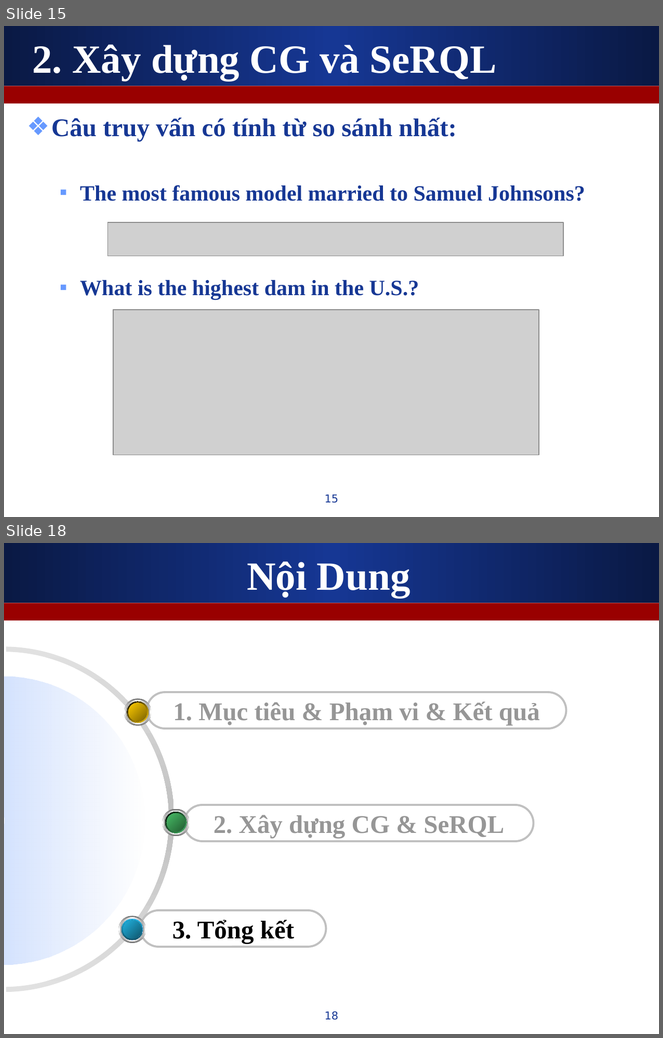
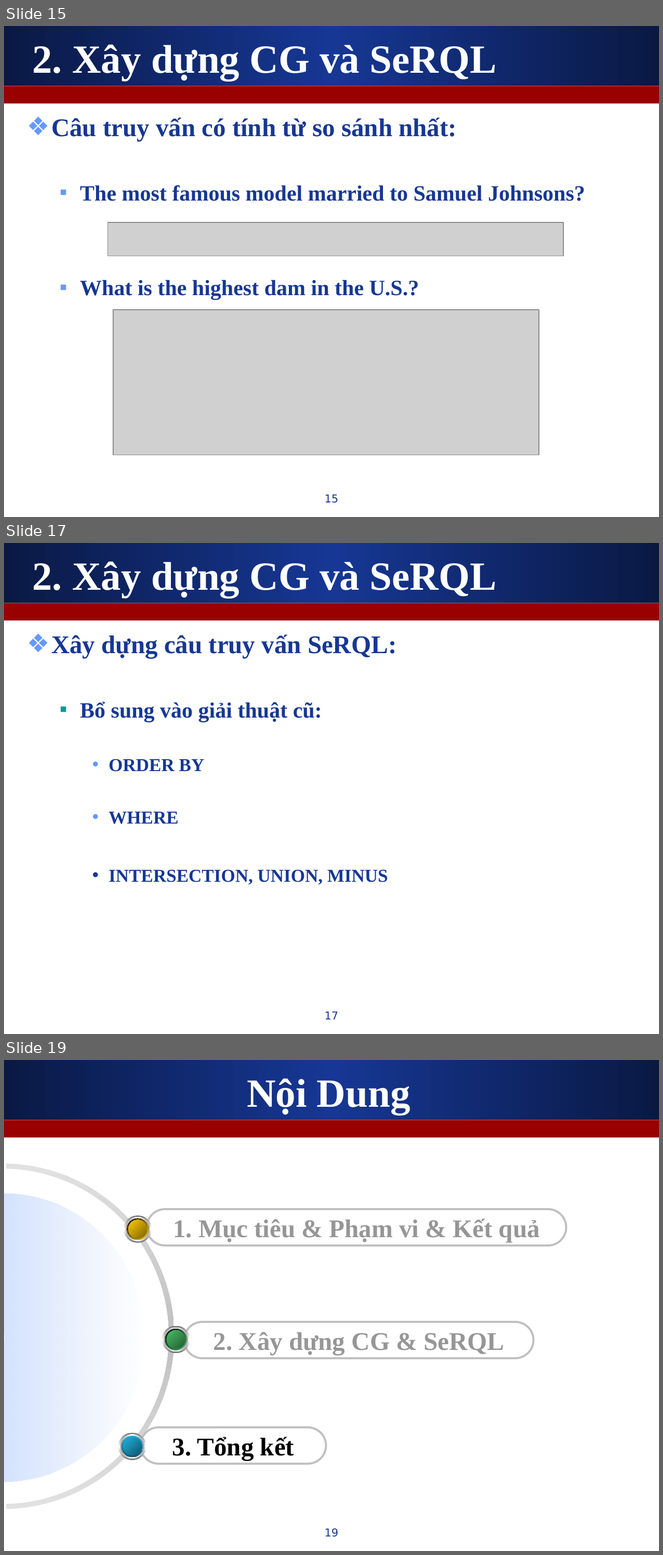
Before and after one commit to leaderwing/kt-kimres, a slide deck: note/[Thesis] Presentation.ppt. Shown one above the other, each under a label of ours: slides 15 and 18 before the commit, slides 15, 17 and 19 after it; the slides between them are not shown. The pictures are 663x1038 and 663x1555 pixels, drawn with LibreOffice and Linux fonts; fonts in the diff are those of the drawing; grey boxes stand for pictures. Boxes give left, top, right and bottom in pixels: in the first picture for what was removed or moved away, otherwise in the second. Text is boxed around its words. In the diff, an @@ line names an element or a change of style, - is before the commit and + after.

```diff
--- a/note/[Thesis] Presentation.ppt
+++ b/note/[Thesis] Presentation.ppt
@@ slide 17 added at <box>4,543,659,1034</box>, background #FFFFFF; not listed: 2 template elements that a slide beside it also shows @@
@@ title added at <box>32,561,497,598</box>, 44 pt, text #FFFFFF, bold @@
+2. Xây dựng CG và SeRQL
@@ text added at <box>51,635,397,885</box>, 20 pt, text #163794, bold @@
+❖ Xây dựng câu truy vấn SeRQL:
+  ▪ Bổ sung vào giải thuật cũ:
+    • ORDER BY
+    • WHERE
+    • INTERSECTION, UNION, MINUS
@@ page number added at <box>325,1012,339,1020</box>, 12 pt, text #163794 @@
+17
@@ what was slide 18 is now slide 19 @@
@@ page number at <box>325,1529,339,1537</box>: text changed @@
-18
+19
```
Also in this commit, not shown: 8 slides changed.
